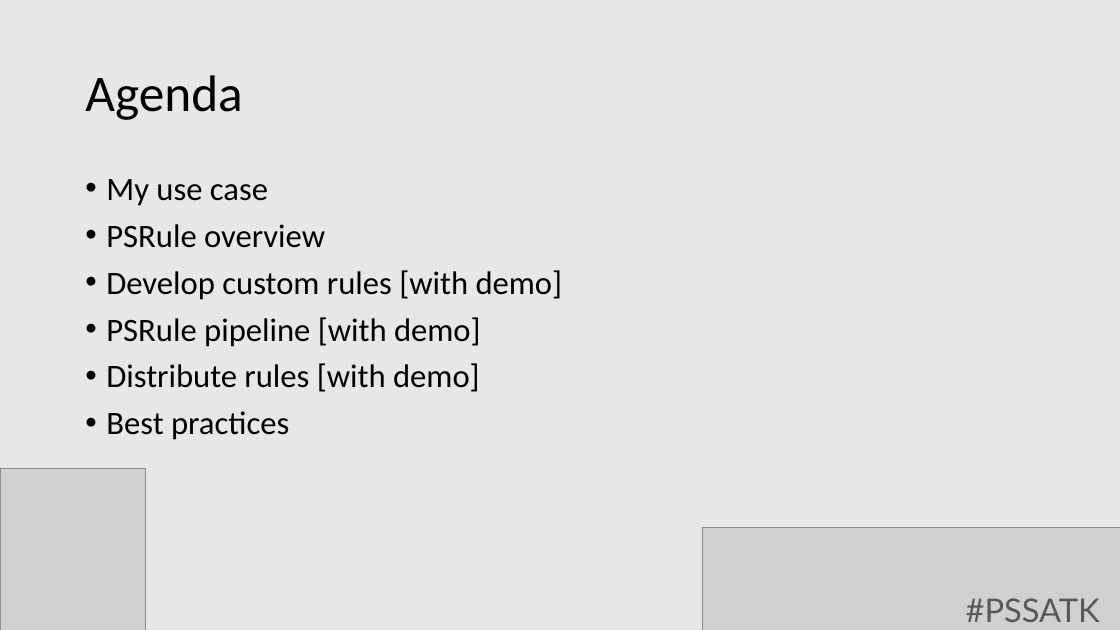
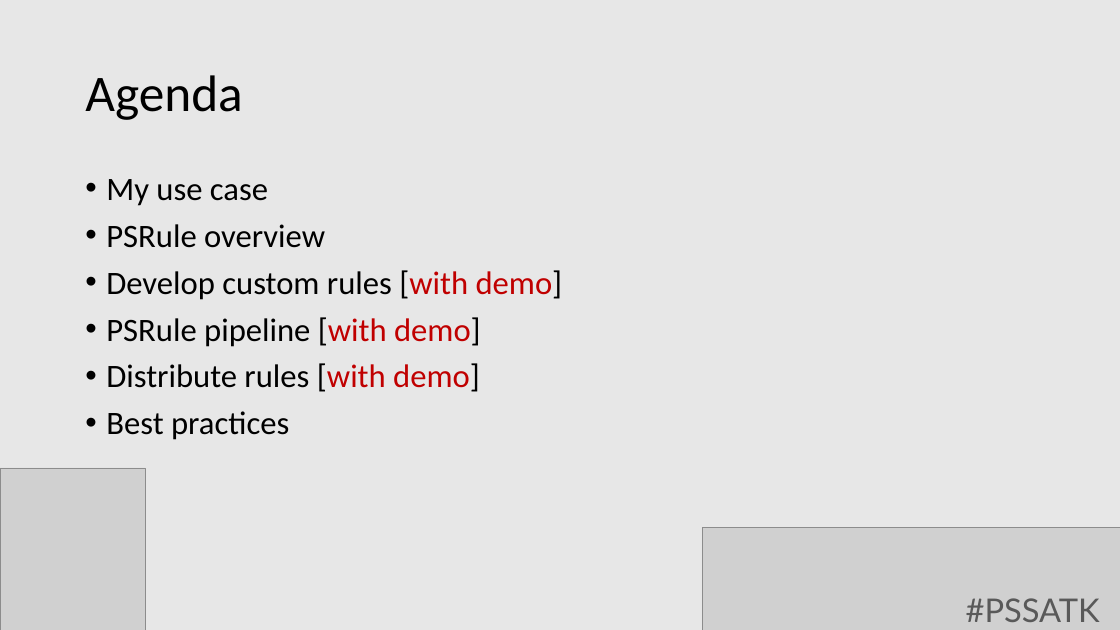
Before and after one commit to gogbg/pssatka, a slide deck: slide 4 of psrule deep-dive/pssatka-psrule.pptx. Drawn at 1120x630 pixels with LibreOffice and Linux fonts; fonts in the diff are those of the drawing; grey boxes stand for pictures; background and template pictures are left out. Boxes give left, top, right and bottom in pixels: in the first picture for what was removed or moved away, otherwise in the second. Text is boxed around its words. In the diff, an @@ line names an element or a change of style, - is before the commit and + after.

```diff
--- a/psrule deep-dive/pssatka-psrule.pptx
+++ b/psrule deep-dive/pssatka-psrule.pptx
@@ text at (106, 270, 563, 392): text colour #000000 to #C00000 in "[with demo]", "[with demo]", "[with demo]" @@
```
Also in this commit, not shown: 1 other slide changed, 3 other files.
